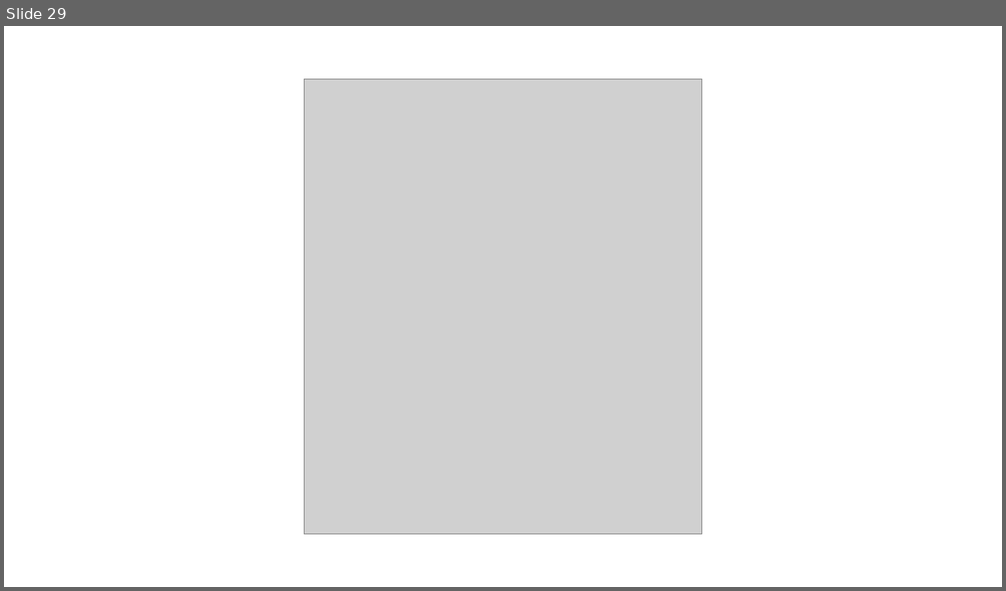
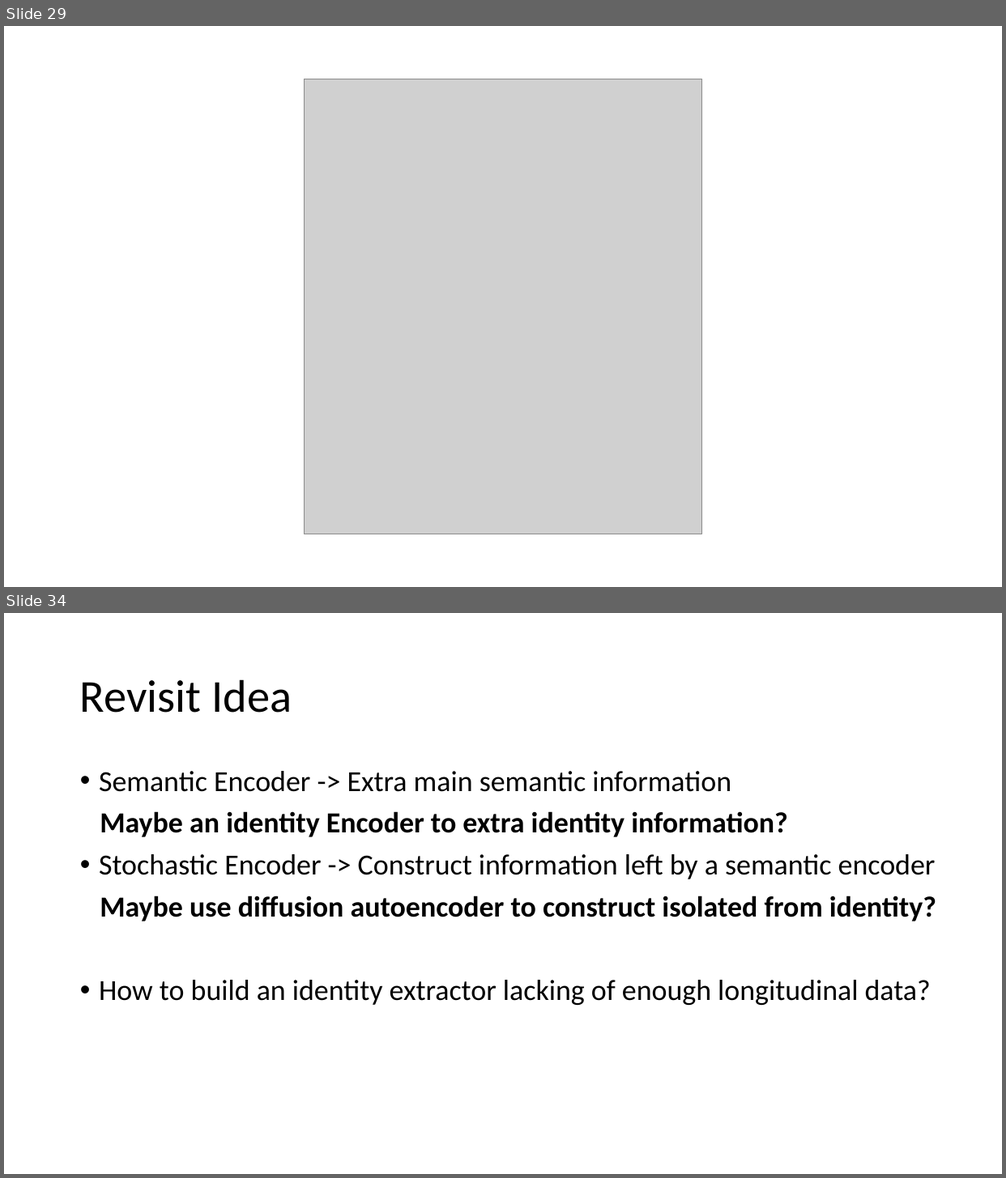
Before and after one commit to Z1hanW/Z1hanW.github.io, a slide deck: img/headers/Presentation_During_Meeting [Auto-saved].pptx. Shown one above the other, each under a label of ours: slide 29 before the commit, slides 29 and 34 after it; the slides between them are not shown. The pictures are 1006x591 and 1006x1178 pixels, drawn with LibreOffice and Linux fonts; fonts in the diff are those of the drawing; grey boxes stand for pictures. Boxes give left, top, right and bottom in pixels: in the first picture for what was removed or moved away, otherwise in the second. Text is boxed around its words. In the diff, an @@ line names an element or a change of style, - is before the commit and + after.

```diff
--- a/img/headers/Presentation_During_Meeting [Auto-saved].pptx
+++ b/img/headers/Presentation_During_Meeting [Auto-saved].pptx
@@ slide 34 added at box(4, 613, 1002, 1174), background #FFFFFF @@
@@ title added at box(80, 679, 292, 713), 44 pt, text #000000 @@
+Revisit Idea
@@ text added at box(99, 771, 936, 1005), 28 pt, text #000000 @@
+• Semantic Encoder -> Extra main semantic information
+Maybe an identity Encoder to extra identity information?
+• Stochastic Encoder -> Construct information left by a semantic encoder
+Maybe use diffusion autoencoder to construct isolated from identity?
+• How to build an identity extractor lacking of enough longitudinal data?
```
Also in this commit, not shown: 8 other slides added, 4 other files.
